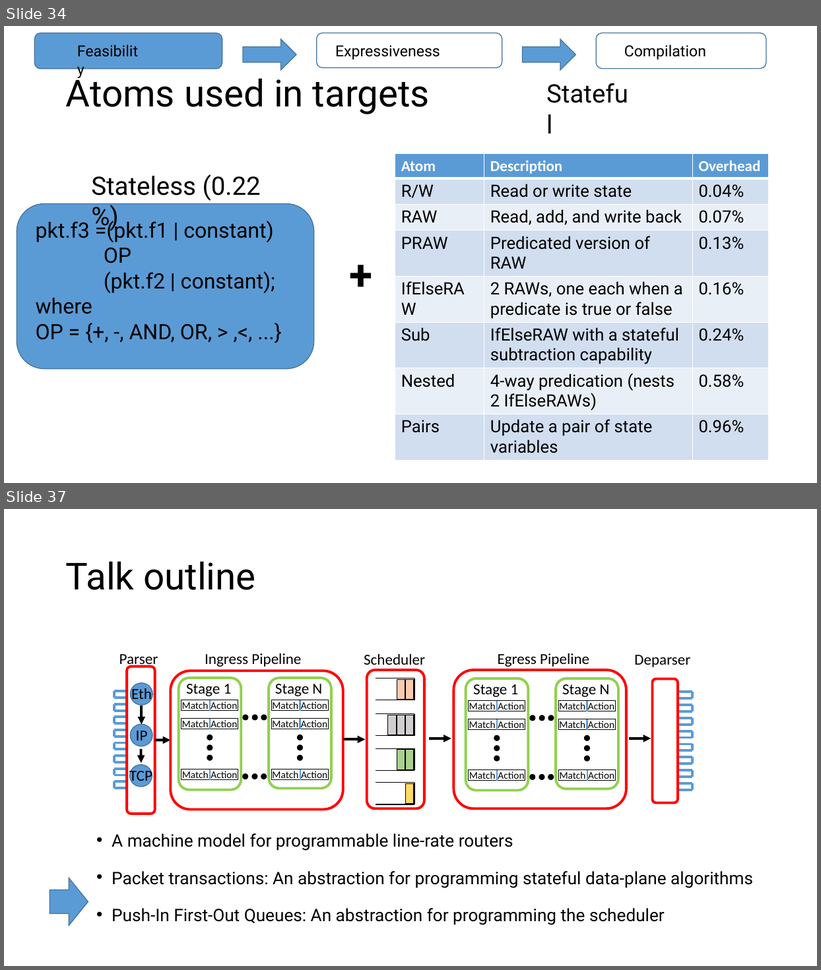
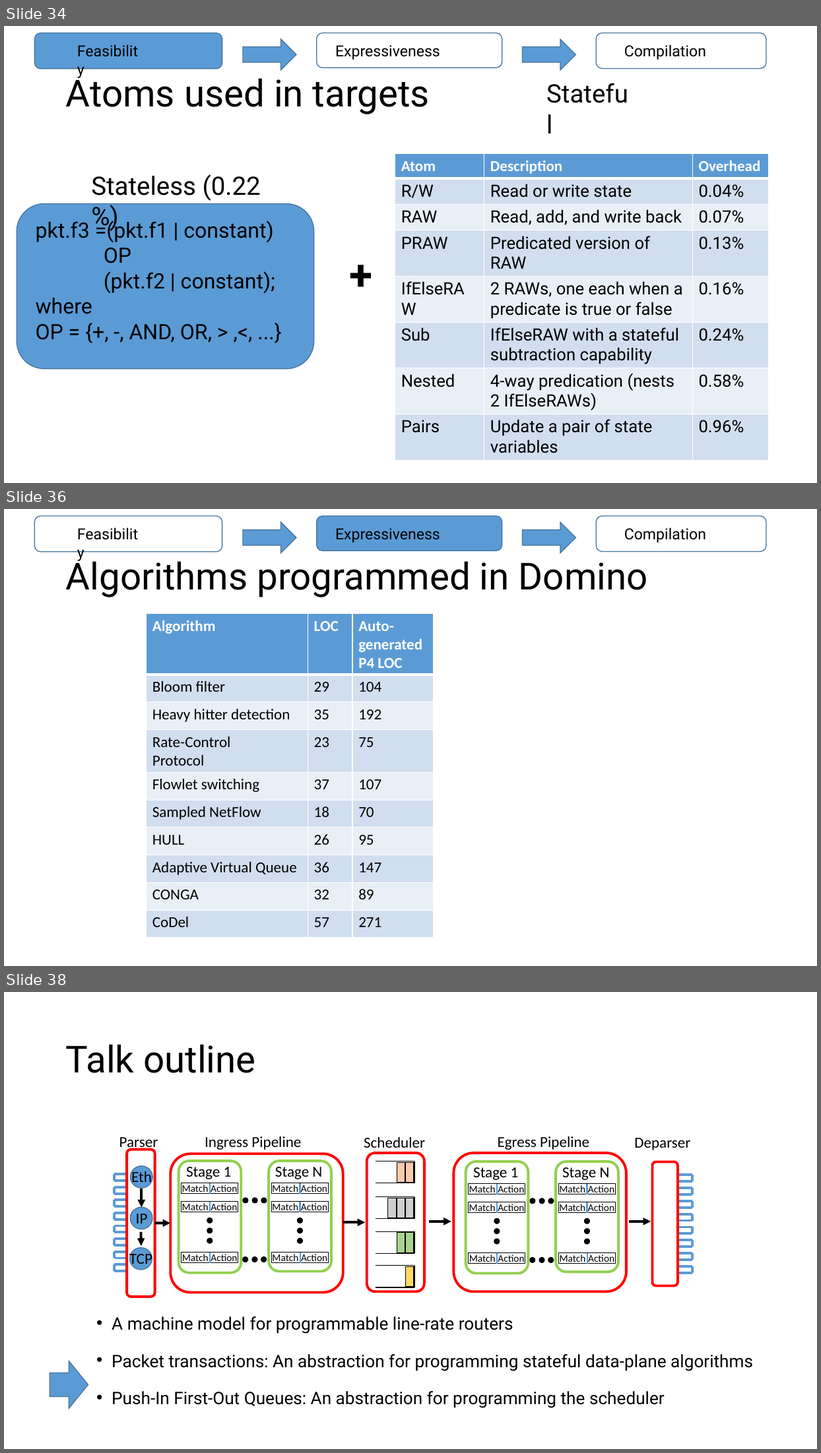
Before and after one commit to anirudhSK/pifo-domino-marple-ppts, a slide deck: domino_pifo.pptx. Shown one above the other, each under a label of ours: slides 34 and 37 before the commit, slides 34, 36 and 38 after it; the slides between them are not shown. The pictures are 821x970 and 821x1453 pixels, drawn with LibreOffice and Linux fonts; fonts in the diff are those of the drawing. Boxes give left, top, right and bottom in pixels: in the first picture for what was removed or moved away, otherwise in the second. Text is boxed around its words. In the diff, an @@ line names an element or a change of style, - is before the commit and + after.

```diff
--- a/domino_pifo.pptx
+++ b/domino_pifo.pptx
@@ slide 36 added at bbox=[4, 509, 817, 966], background #FFFFFF @@
@@ rounded rectangle added at bbox=[34, 516, 222, 552], outline #43739E 1 pt @@
@@ text added at bbox=[71, 522, 150, 546], 18 pt, text #000000 @@
+Feasibility
@@ right arrow added at bbox=[243, 522, 297, 553], fill #5B9BD5, outline #43739E 1 pt @@
@@ rounded rectangle added at bbox=[317, 516, 502, 551], fill #5B9BD5, outline #43739E 1 pt @@
@@ text added at bbox=[335, 528, 440, 543], 18 pt, text #000000 @@
+Expressiveness
@@ right arrow added at bbox=[523, 522, 576, 553], fill #5B9BD5, outline #43739E 1 pt @@
@@ rounded rectangle added at bbox=[596, 516, 766, 551], outline #43739E 1 pt @@
@@ text added at bbox=[624, 527, 706, 543], 18 pt, text #000000 @@
+Compilation
@@ title added at bbox=[66, 555, 648, 597], 44 pt, text #000000 @@
+Algorithms programmed in Domino
@@ table added at bbox=[146, 614, 434, 939], 10 rows, 3 columns @@
+Algorithm | LOC | Auto- / generated P4 LOC
+Bloom filter | 29 | 104
+Heavy hitter detection | 35 | 192
+Rate-Control / Protocol | 23 | 75
+Flowlet switching | 37 | 107
+Sampled NetFlow | 18 | 70
+HULL | 26 | 95
+Adaptive Virtual Queue | 36 | 147
+CONGA | 32 | 89
+CoDel | 57 | 271
@@ what was slide 37 is now slide 38 @@
```
Also in this commit, not shown: 12 slides changed, 3 other slides added.
